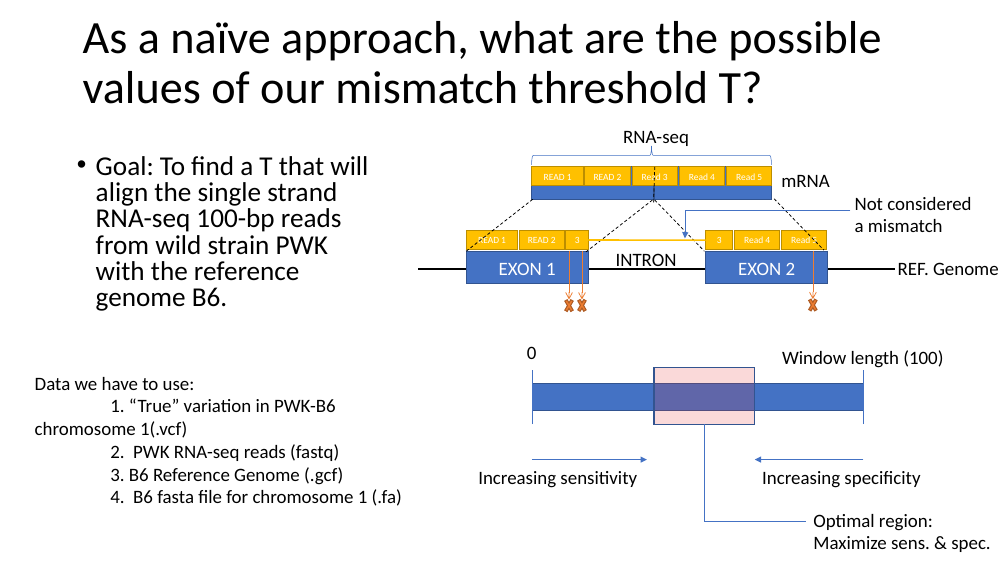
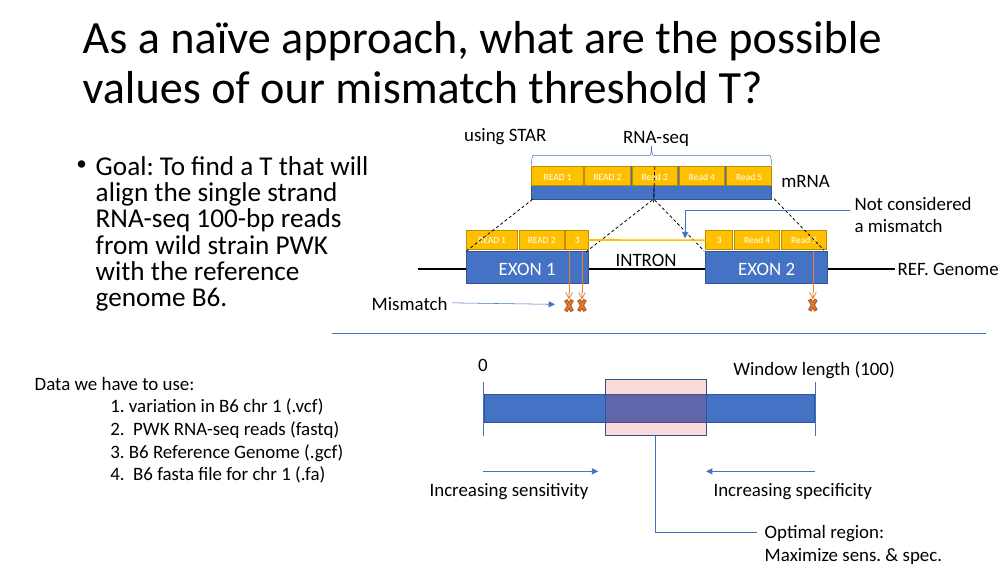
Before and after one commit to nathanieljevans/BMI650, a slide deck: slide 2 of FINAL_PROJECT/Algorithms_Final_Project.pptx. Drawn at 1008x567 pixels with LibreOffice and Linux fonts; fonts in the diff are those of the drawing. Boxes give left, top, right and bottom in pixels: in the first picture for what was removed or moved away, otherwise in the second. Text is boxed around its words. In the diff, an @@ line names an element or a change of style, - is before the commit and + after.

```diff
--- a/FINAL_PROJECT/Algorithms_Final_Project.pptx
+++ b/FINAL_PROJECT/Algorithms_Final_Project.pptx
@@ text added at [464,128,546,145], 18 pt, text #000000 @@
+using STAR
@@ text added at [372,297,448,310], 18 pt, text #000000 @@
+Mismatch
@@ arrow added from (452, 303) to (555, 305), #4472C4 0.5 pt @@
@@ line added from (333, 333) to (986, 333), #4472C4 0.5 pt @@
@@ text at [110,398,324,415]: text changed @@
-1. “True” variation in PWK-B6 chromosome 1(.vcf)
+1. variation in B6 chr 1 (.vcf)
@@ 5 texts, 2 arrows, 2 rectangles, 2 lines, 1 elbow line: place and size @@
-5 texts, 2 arrows, 2 rectangles, 2 lines, 1 elbow line at [478,346,990,552]
+5 texts, 2 arrows, 2 rectangles, 2 lines, 1 elbow line at [430,358,942,564]
@@ text at [110,466,325,483]: text changed @@
-4. B6 fasta file for chromosome 1 (.fa)
+4. B6 fasta file for chr 1 (.fa)
```
Also in this commit, not shown: 2 other slides changed.
